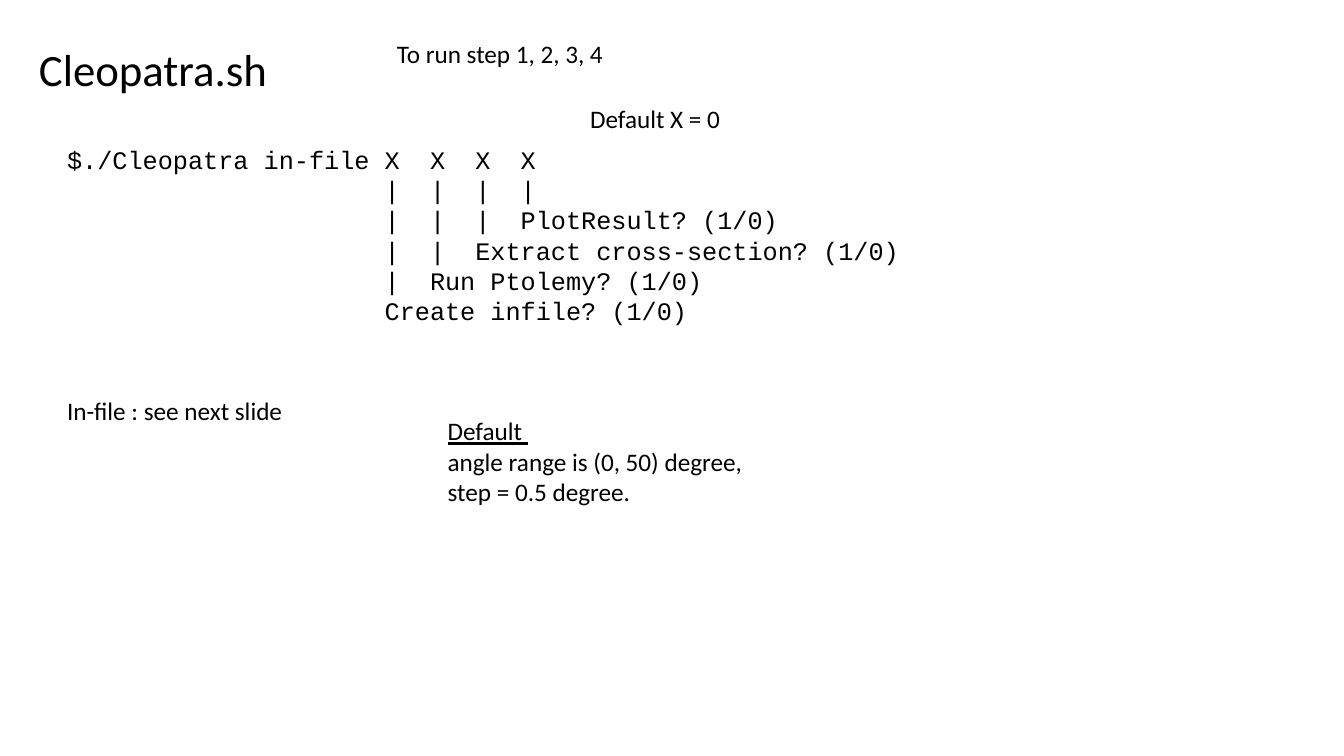
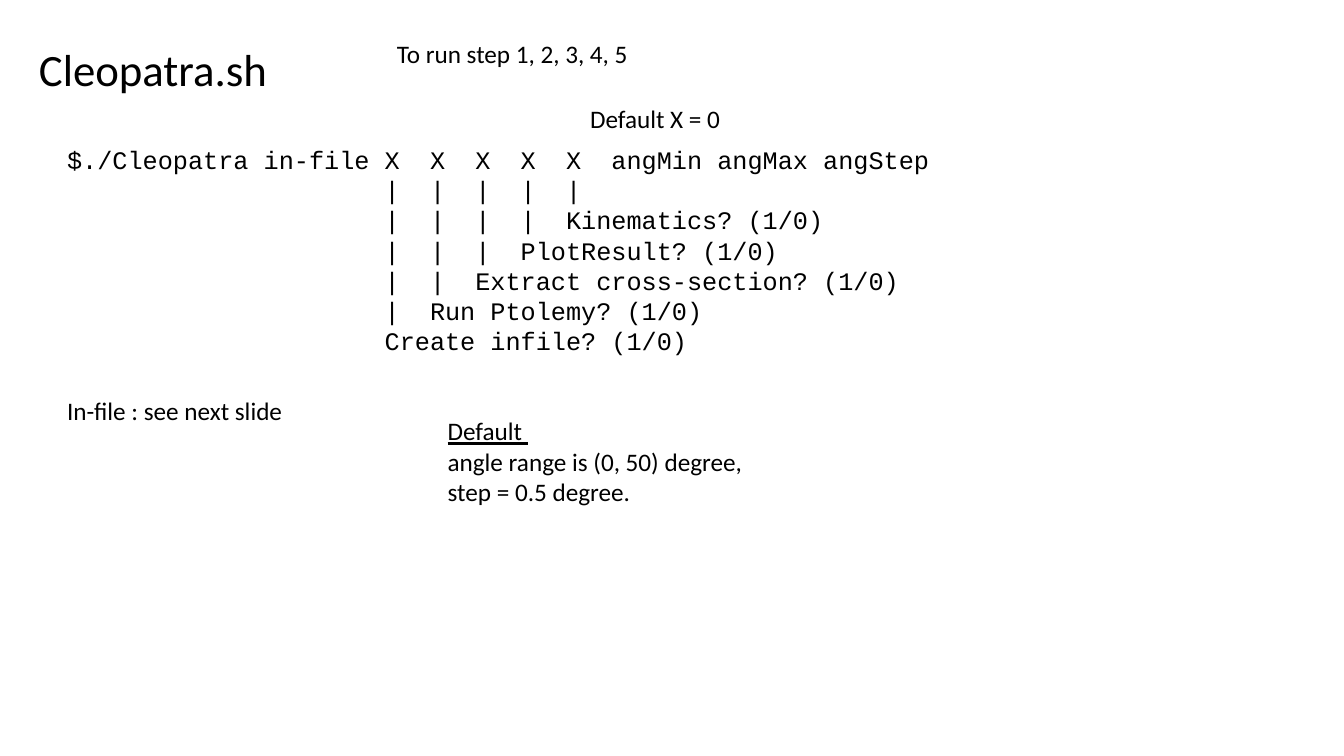
Before and after one commit to calemhoffman/digios, a slide deck: slide 4 of analysis/Cleopatra/manual_Cleopatra.pptx. Drawn at 1344x756 pixels with LibreOffice and Linux fonts; fonts in the diff are those of the drawing. Boxes give left, top, right and bottom in pixels: in the first picture for what was removed or moved away, otherwise in the second. Text is boxed around its words. In the diff, an @@ line names an element or a change of style, - is before the commit and + after.

```diff
--- a/analysis/Cleopatra/manual_Cleopatra.pptx
+++ b/analysis/Cleopatra/manual_Cleopatra.pptx
@@ text at box(397, 46, 628, 67): text changed @@
-To run step 1, 2, 3, 4
+To run step 1, 2, 3, 4, 5
@@ text at box(67, 150, 929, 235): text changed @@
-$./Cleopatra in-file X X X X
-| | | |
+$./Cleopatra in-file X X X X X angMin angMax angStep
+| | | | |
+| | | | Kinematics? (1/0)
```
Also in this commit, not shown: 2 other slides changed, 1 slide added.
